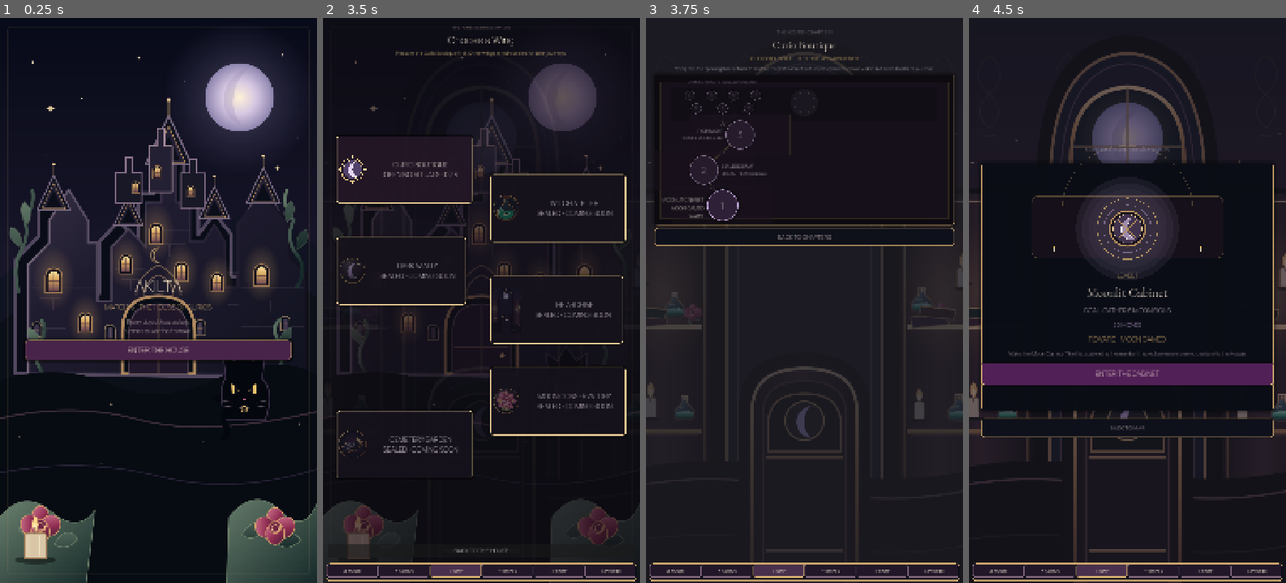
Above: before the commit, frames 1-4 (left to right).
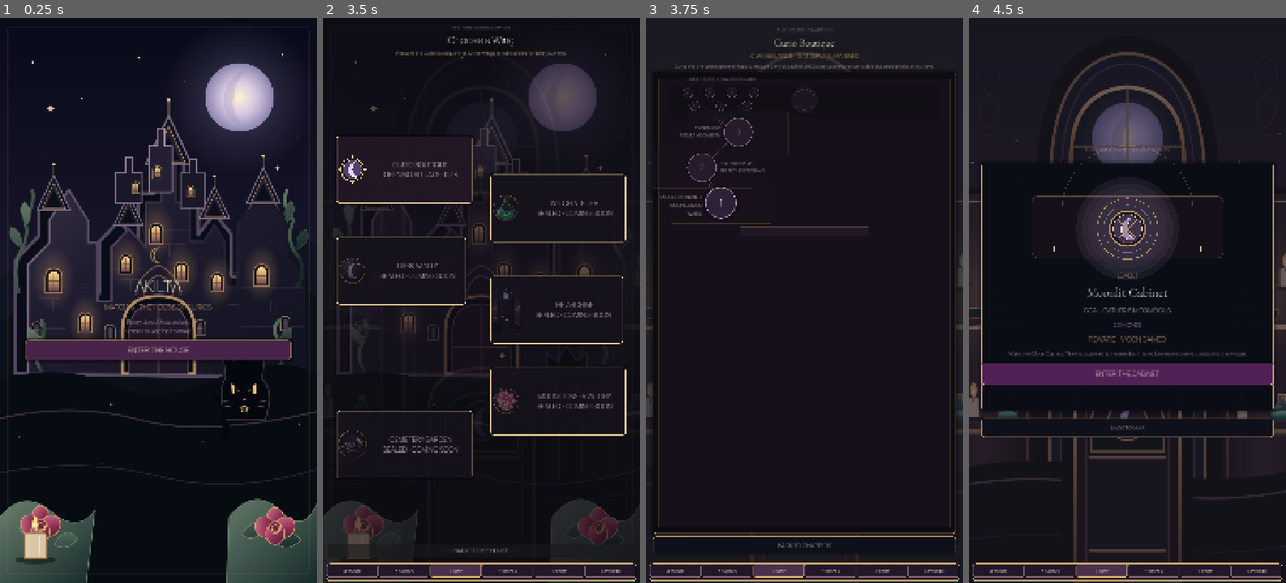
Above: after the commit, the same moments.

Repository: Jay-prodesign/akilta-match3
Game: Godot game, scene res://src/app/app_bootstrap.tscn
Same seed, same stepped clock (60 frames per second), same inputs: the game is played once before the commit and once after it.
Inputs:
- Up to frame 1 (0.25 s): no input
- Up to frame 2 (3.5 s): click "ENTER THE HOUSE" at 0.5 s; click "RELIQUARY · 0 / 3" at 1.25 s; click "⌂ HOUSE" at 2 s; click "OPEN CURIO MAP" at 2.75 s
- Up to frame 3 (3.75 s): click "CURIO BOUTIQUE OPENING RITUAL…" at 3.5 s
- Up to frame 4 (4.5 s): click "1" at 4.25 s

Frames 1-2 are identical in both runs. In frame 3, 8.5% of the frame differs, in the area x 2-98%, y 1-95%; in frame 4, nothing differs.

Commit message:
Make the opening chapter route the primary mobile map composition

Diff:
--- a/src/ui/map/chapter_map.tscn
+++ b/src/ui/map/chapter_map.tscn
@@ -45,10 +45,10 @@
 anchors_preset = 15
 anchor_right = 1.0
 anchor_bottom = 1.0
-offset_left = 30.0
-offset_top = 34.0
-offset_right = -30.0
-offset_bottom = -34.0
+offset_left = 24.0
+offset_top = 28.0
+offset_right = -24.0
+offset_bottom = -28.0
 theme_override_constants/separation = 10
 
 [node name="Eyebrow" type="Label" parent="Layout"]
@@ -61,7 +61,7 @@
 [node name="Title" type="Label" parent="Layout"]
 layout_mode = 2
 theme_override_colors/font_color = Color(0.945, 0.91, 0.866, 1)
-theme_override_font_sizes/font_size = 36
+theme_override_font_sizes/font_size = 34
 text = "Curio Boutique"
 horizontal_alignment = 1
 
@@ -81,8 +81,9 @@
 autowrap_mode = 2
 
 [node name="RoutePanel" type="PanelContainer" parent="Layout"]
-custom_minimum_size = Vector2(0, 510)
+custom_minimum_size = Vector2(0, 1100)
 layout_mode = 2
+size_flags_vertical = 3
 theme_override_styles/panel = SubResource("Panel")
 
 [node name="Scroll" type="ScrollContainer" parent="Layout/RoutePanel"]
@@ -91,7 +92,7 @@
 vertical_scroll_mode = 0
 
 [node name="RouteView" type="Control" parent="Layout/RoutePanel/Scroll"]
-custom_minimum_size = Vector2(460, 480)
+custom_minimum_size = Vector2(940, 1060)
 layout_mode = 2
 size_flags_horizontal = 3
 size_flags_vertical = 3
